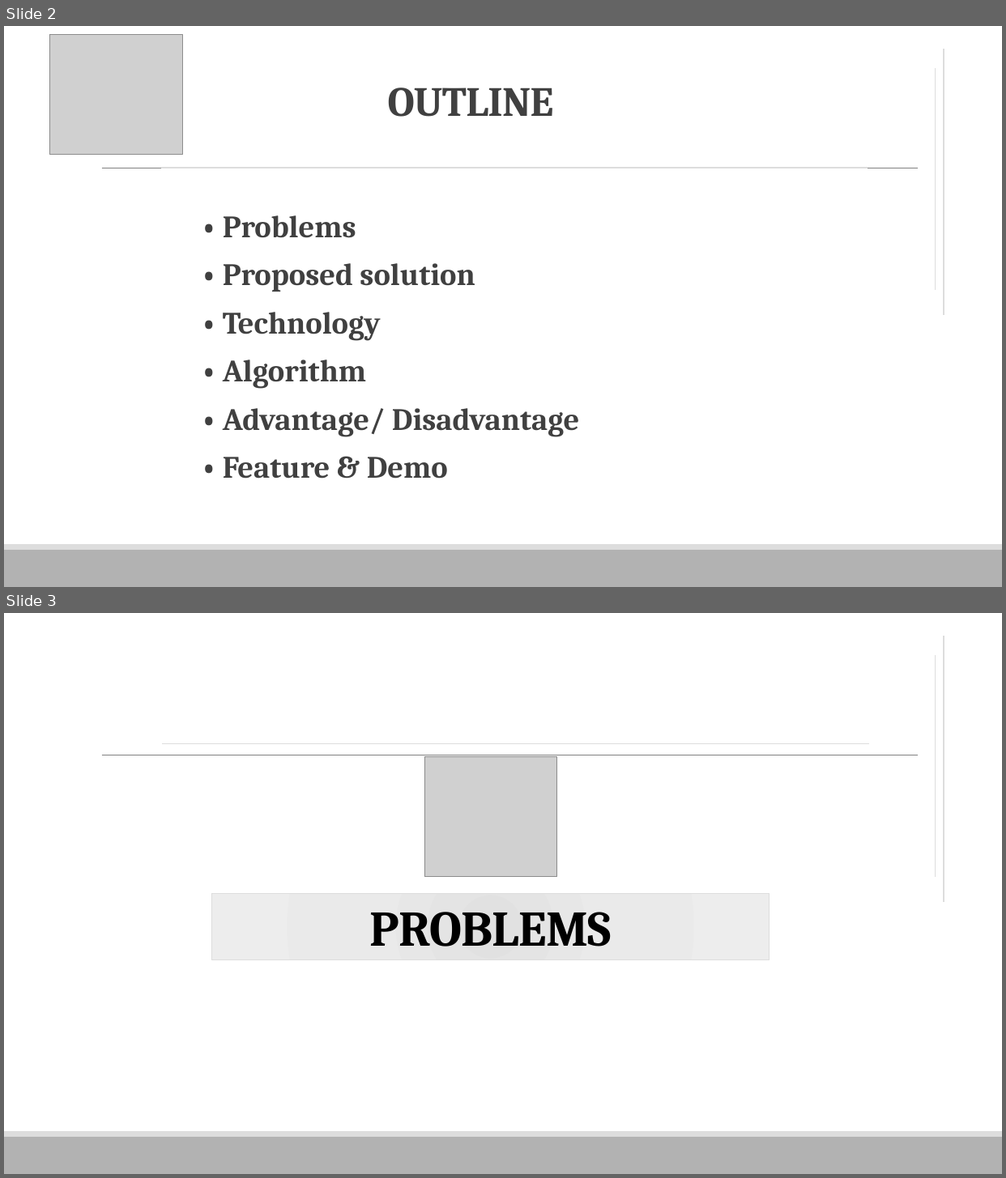
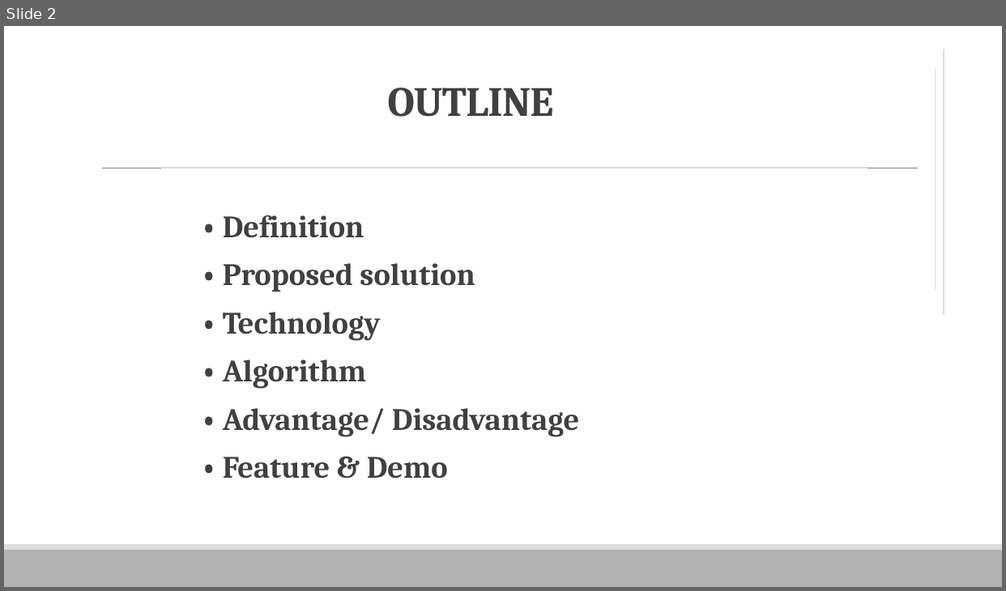
Before and after one commit to vnhabittracker/VHT-Server, a slide deck: VHT.pptx. Shown one above the other, each under a label of ours: slides 2 and 3 before the commit, slide 2 after it. The pictures are 1006x1178 and 1006x591 pixels, drawn with LibreOffice and Linux fonts; fonts in the diff are those of the drawing; grey boxes stand for pictures. Boxes give left, top, right and bottom in pixels: in the first picture for what was removed or moved away, otherwise in the second. Text is boxed around its words. In the diff, an @@ line names an element or a change of style, - is before the commit and + after.

```diff
--- a/VHT.pptx
+++ b/VHT.pptx
@@ slide 3 removed at [4,613,1002,1174], background #FFFFFF; not listed: 3 template elements that a slide beside it also shows @@
@@ line removed from (944, 902) to (944, 636) @@
@@ line removed from (936, 877) to (936, 656) @@
@@ line removed from (162, 744) to (869, 744) @@
@@ picture removed at [424,756,557,877] @@
@@ title removed at [212,894,769,960] @@
-PROBLEMS
@@ slide 2 changed as well @@
@@ picture removed at [50,34,183,155] @@
@@ text at [223,215,364,238]: text changed @@
-  • Problems
+  • Definition
```
Also in this commit, not shown: 19 other slides changed, 4 slides added, 5 other slides removed.
